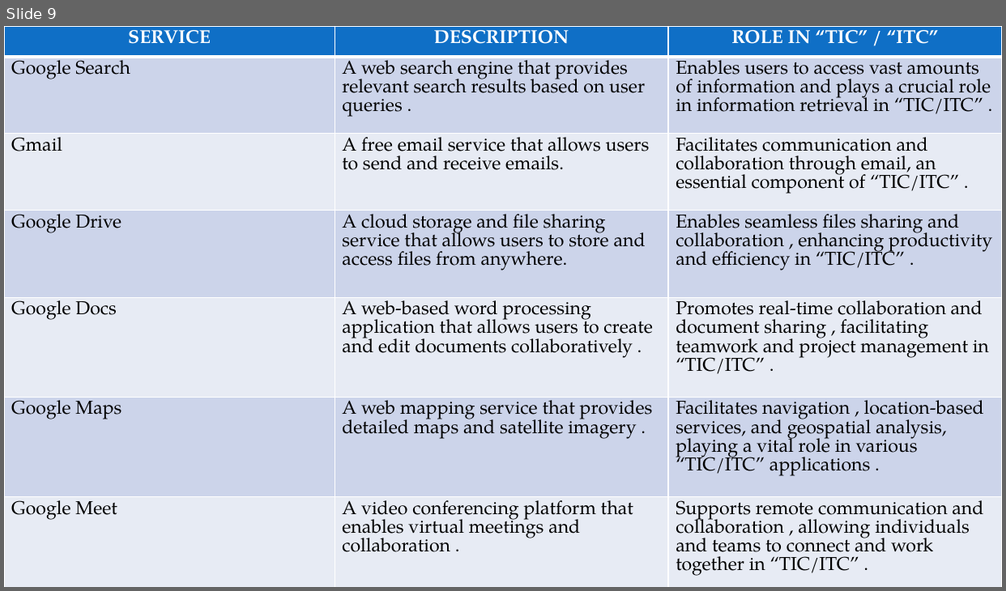
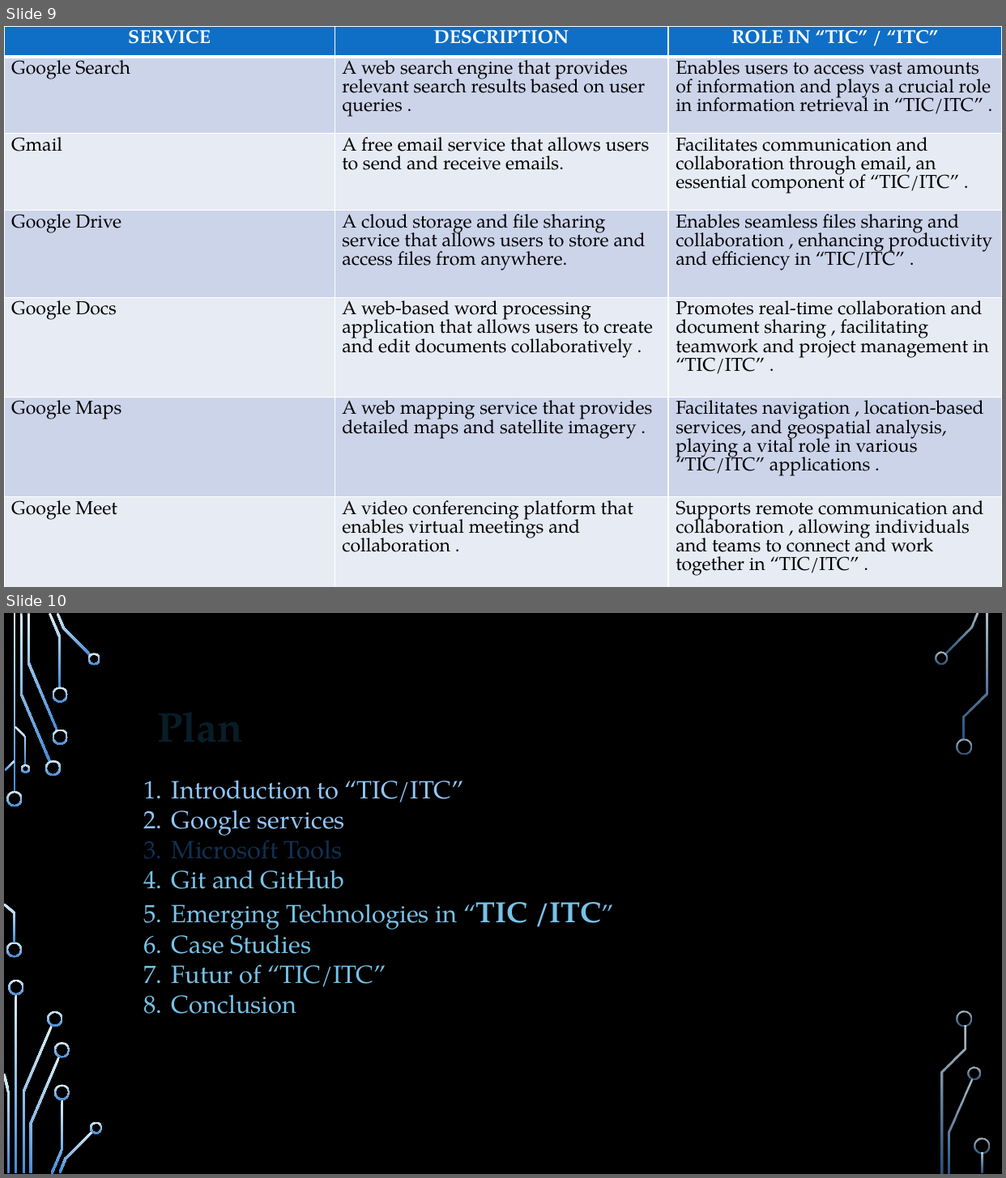
Before and after one commit to mehdi628/exam_tic, a slide deck: TIC (3).pptm. Shown one above the other, each under a label of ours: slide 9 before the commit, slides 9 and 10 after it. The pictures are 1006x591 and 1006x1178 pixels, drawn with LibreOffice and Linux fonts; fonts in the diff are those of the drawing; background and template pictures are left out. Boxes give left, top, right and bottom in pixels: in the first picture for what was removed or moved away, otherwise in the second. Text is boxed around its words. In the diff, an @@ line names an element or a change of style, - is before the commit and + after.

```diff
--- a/TIC (3).pptm
+++ b/TIC (3).pptm
@@ slide 10 added at <box>4,613,1002,1174</box>, background picture (left out); not listed: 36 template elements that a slide beside it also shows @@
@@ text added at <box>150,697,274,755</box>, 40 pt, text #071D28, bold @@
+Plan
@@ text added at <box>172,780,601,1014</box>, 24 pt, text #77C2E8 @@
+1. Introduction to “TIC/ITC”
+2. Google services
+3. Microsoft Tools
+4. Git and GitHub
+5. Emerging Technologies in “TIC /ITC”
+6. Case Studies
+7. Futur of “TIC/ITC”
+8. Conclusion
```
Also in this commit, not shown: 8 slides changed, 5 other slides added.
